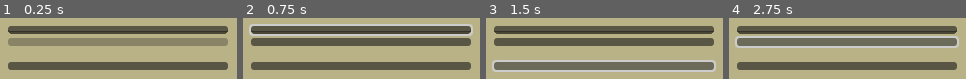
Above: before the commit, frames 1-4 (left to right).
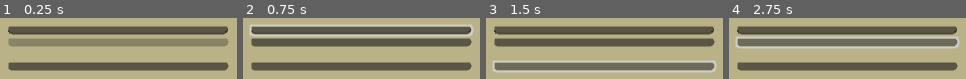
Above: after the commit, the same moments.

Repository: volatusveritas/Trinitas
Game: Godot game, scene res://scenarios/ConnectionScreen/ConnectionScreen.tscn
Same seed, same stepped clock (60 frames per second), same inputs: the game is played once before the commit and once after it.
Inputs (mouse positions are in pixels of both pictures, inside the frame that each line leads up to):
- Up to frame 1 (0.25 s): no input
- Up to frame 2 (0.75 s): click (361, 30) at 0.52 s; type "12" at 0.6 s
- Up to frame 3 (1.5 s): click "Host" at 1.25 s
- Up to frame 4 (2.75 s): click "Connect" at 2 s

The runs differ from the first frame. In frame 1, 7.5% of the frame differs, in the area x 3-97%, y 13-87%; in frame 2, 14%, in the area x 2-98%, y 9-87%; in frame 3, 14%; in frame 4, 14%.

Commit message:
feat: add Camera to TableScreen

Diff:
--- a/project.godot
+++ b/project.godot
@@ -35,3 +35,29 @@
 "events": [Object(InputEventKey,"resource_local_to_scene":false,"resource_name":"","device":-1,"window_id":0,"alt_pressed":false,"shift_pressed":false,"ctrl_pressed":false,"meta_pressed":false,"pressed":false,"keycode":0,"physical_keycode":81,"key_label":0,"unicode":113,"echo":false,"script":null)
 ]
 }
+camera_left={
+"deadzone": 0.5,
+"events": [Object(InputEventKey,"resource_local_to_scene":false,"resource_name":"","device":-1,"window_id":0,"alt_pressed":false,"shift_pressed":false,"ctrl_pressed":false,"meta_pressed":false,"pressed":false,"keycode":0,"physical_keycode":65,"key_label":0,"unicode":97,"echo":false,"script":null)
+]
+}
+camera_right={
+"deadzone": 0.5,
+"events": [Object(InputEventKey,"resource_local_to_scene":false,"resource_name":"","device":-1,"window_id":0,"alt_pressed":false,"shift_pressed":false,"ctrl_pressed":false,"meta_pressed":false,"pressed":false,"keycode":0,"physical_keycode":68,"key_label":0,"unicode":100,"echo":false,"script":null)
+]
+}
+camera_up={
+"deadzone": 0.5,
+"events": [Object(InputEventKey,"resource_local_to_scene":false,"resource_name":"","device":-1,"window_id":0,"alt_pressed":false,"shift_pressed":false,"ctrl_pressed":false,"meta_pressed":false,"pressed":false,"keycode":0,"physical_keycode":87,"key_label":0,"unicode":119,"echo":false,"script":null)
+]
+}
+camera_down={
+"deadzone": 0.5,
+"events": [Object(InputEventKey,"resource_local_to_scene":false,"resource_name":"","device":-1,"window_id":0,"alt_pressed":false,"shift_pressed":false,"ctrl_pressed":false,"meta_pressed":false,"pressed":false,"keycode":0,"physical_keycode":83,"key_label":0,"unicode":115,"echo":false,"script":null)
+]
+}
+
+[rendering]
+
+environment/defaults/default_clear_color=Color(0.215686, 0.215686, 0.215686, 1)
+2d/snap/snap_2d_transforms_to_pixel=true
+2d/snap/snap_2d_vertices_to_pixel=true
--- /dev/null
+++ b/scenarios/TableScreen/Camera.gd
@@ -0,0 +1,20 @@
+extends Camera2D
+
+const SPEED := 700
+
+var movement_direction := Vector2.ZERO
+
+func _physics_process(delta: float) -> void:
+    position += movement_direction * SPEED * delta
+
+func _unhandled_input(_input: InputEvent) -> void:
+    if get_tree().root.gui_get_focus_owner() != null:
+        movement_direction = Vector2.ZERO
+        return
+
+    movement_direction = Input.get_vector(
+        "camera_left",
+        "camera_right",
+        "camera_up",
+        "camera_down"
+    )
